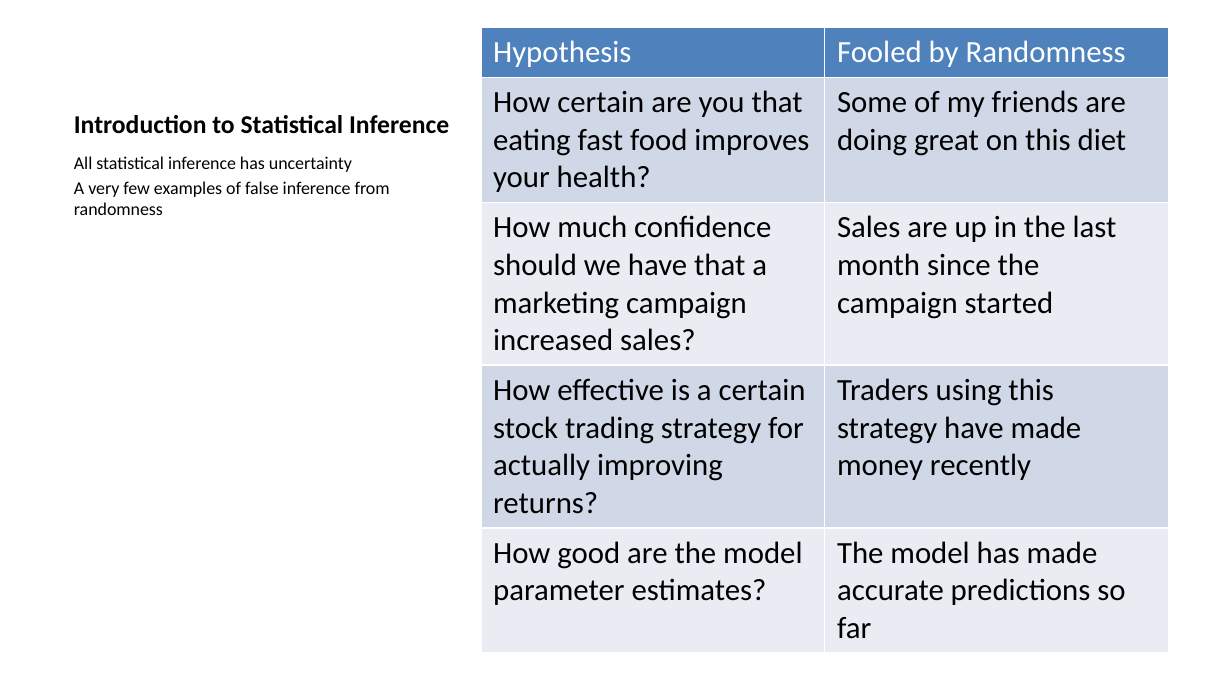
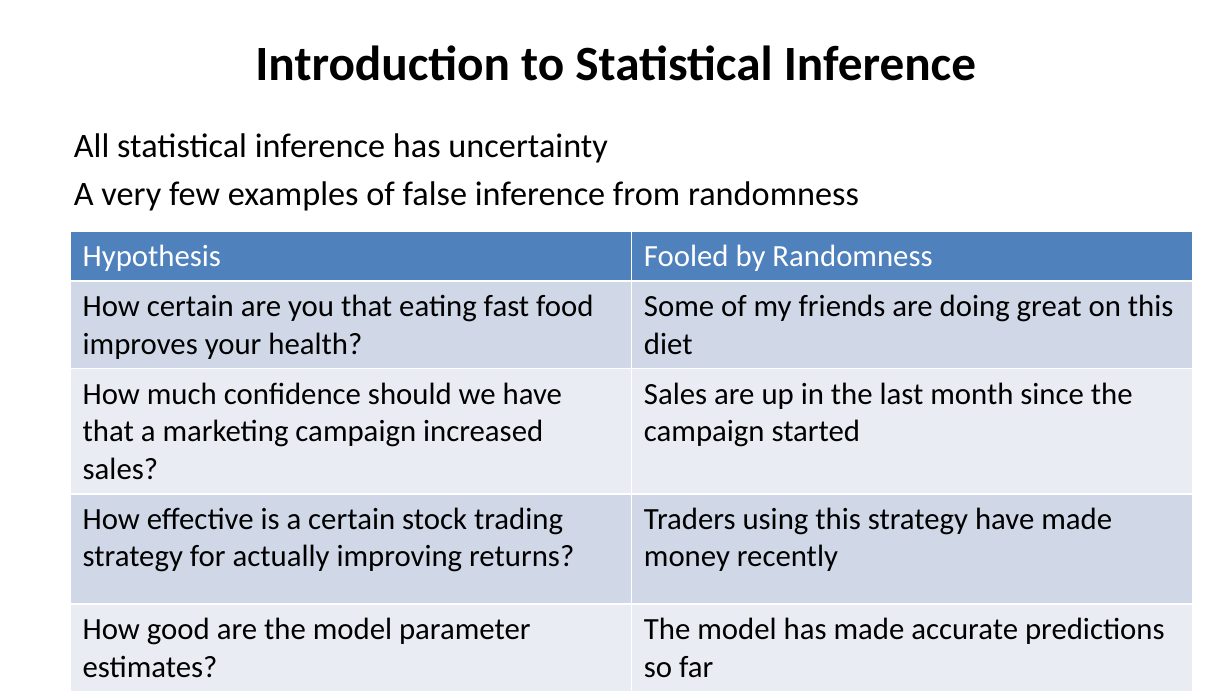
Before and after one commit to StephenElston/CSCI-E-83, a slide deck: slide 3 of LectureSlides/06a_WhyInferenceIsImportant.pptx (slide 7 before the commit). Drawn at 1232x693 pixels with LibreOffice and Linux fonts; fonts in the diff are those of the drawing. Boxes give left, top, right and bottom in pixels: in the first picture for what was removed or moved away, otherwise in the second. Text is boxed around its words. In the diff, an @@ line names an element or a change of style, - is before the commit and + after.

```diff
--- a/LectureSlides/06a_WhyInferenceIsImportant.pptx
+++ b/LectureSlides/06a_WhyInferenceIsImportant.pptx
@@ title "Introduction to Statistical Inference" at (255, 45, 976, 81): size 15 to 28.8 pt; alignment left to centre @@
@@ text "All statistical inference has uncertainty": place and size @@
-text "All statistical inference has uncertainty" at (74, 156, 390, 215)
+text "All statistical inference has uncertainty" at (74, 133, 859, 211)
@@ text "All statistical inference has uncertainty" at (74, 133, 859, 211): size 10.5 to 20 pt; more space between paragraphs @@
@@ table: place and size @@
-table at (480, 27, 1168, 643)
+table at (70, 232, 1194, 687)
```
Also in this commit, not shown: 12 other slides changed, 4 slides removed, 2 other files.
